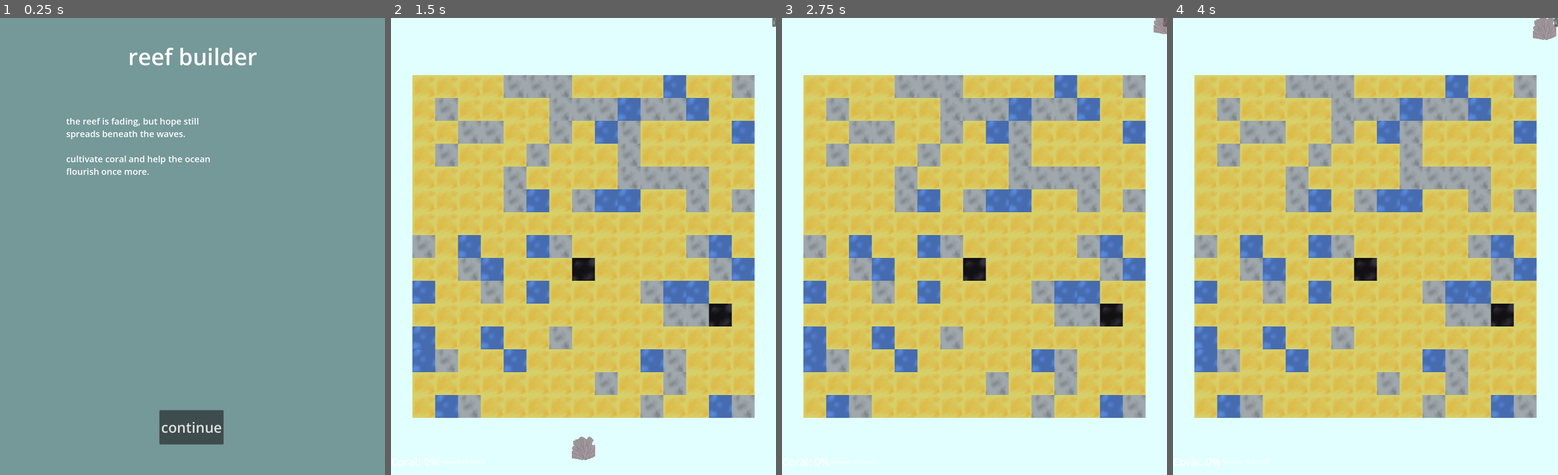
Above: before the commit, frames 1-4 (left to right).
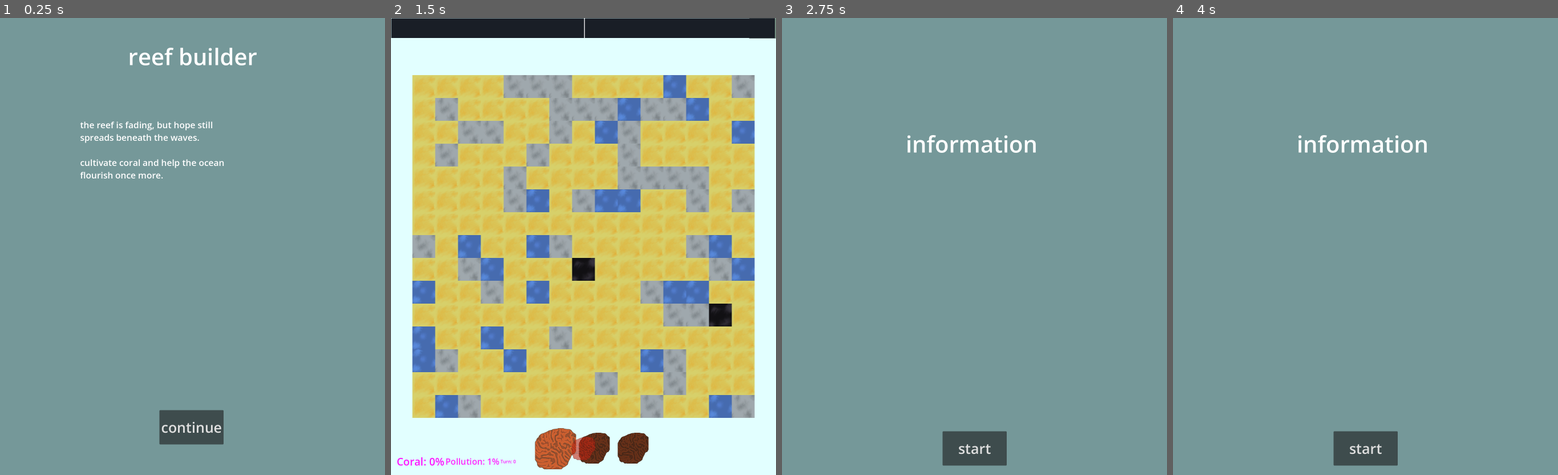
Above: after the commit, the same moments.

Repository: tjhind/reef-builder
Game: Godot game, scene res://scenes/screens/intro_screen.tscn
The game is run twice, just before and just after one commit, with the same random seed, the same clock (stepped at 60 frames per second) and the same inputs.
Inputs (mouse positions are in pixels of both pictures, inside the frame that each line leads up to):
- Up to frame 1 (0.25 s): no input
- Up to frame 2 (1.5 s): click "continue" at 0.5 s; click "start" at 1.25 s
- Up to frame 3 (2.75 s): click (1166, 22) at 2 s, where only the run before the commit has a clickable "i"
- Up to frame 4 (4 s): click "i" (after the commit: "start") at 2.75 s; click (1542, 27) at 3.5 s, where only the run after the commit has a clickable "info"

The runs differ from the first frame. In frame 1, 1.4% of the frame differs, in the area x 17-59%, y 21-36%; in frame 2, 6.4%; in frame 3, 98%, in the area x 0-100%, y 0-100%; in frame 4, 98%.

Commit message:
improved gameplay mechanics with pollution reclaim + spread chance

Diff:
--- a/scenes/screens/coral_label.gd
+++ /dev/null
@@ -1,11 +0,0 @@
-extends Label
-
-
-# Called when the node enters the scene tree for the first time.
-func _ready() -> void:
-	pass # Replace with function body.
-
-
-# Called every frame. 'delta' is the elapsed time since the previous frame.
-func _process(delta: float) -> void:
-	pass
--- a/scenes/screens/game_screen.gd
+++ b/scenes/screens/game_screen.gd
@@ -5,9 +5,19 @@
 const DEEP_SEA_SOURCE = 0
 const ROCK_SOURCE = 1
 const SAND_SOURCE = 2
+
+
 const WIDTH = 15
 const HEIGHT = 15
-
+const HAND_SIZE := 3
+const RECLAIM_NEIGHBOURS := 3
+const RECLAIM_CHANCE := 0.6
+const CORAL_SPREAD_CHANCE := 0.5
+const POLLUTION_SPREAD_CHANCE := 0.5
+var hand: Array = []
+var selected_index: int = 0
+var card_buttons: Array = []
+@onready var hand_panel: HBoxContainer = %HandPanel
 
 const ORTHOGONAL_DIRS := [Vector2i.UP, Vector2i.DOWN, Vector2i.LEFT, Vector2i.RIGHT]
 const DIAGONAL_DIRS := [Vector2i(-1, -1), Vector2i(1, -1), Vector2i(-1, 1), Vector2i(1, 1)]
@@ -15,21 +25,26 @@
 enum Coral { BRANCHING, BRAIN, FAN }
 const CORAL_HEALTH := { Coral.BRANCHING: 1, Coral.FAN: 2, Coral.BRAIN: 3 }
 const POLLUTION_RATE := 1
+const CORAL_SUPPRESSION := 0.25
 
 @export var branching_texture: Texture2D
 @export var brain_texture: Texture2D
 @export var fan_texture: Texture2D
 @export var pollution_texture: Texture2D
+@export var fish_texture: Texture2D
+@export var pollution_cloud_texture: Texture2D
+
 
 var coral_textures: Dictionary = {}
 var coral_types := [Coral.BRANCHING, Coral.BRAIN, Coral.FAN]
-var total_growable := 0   # sand + rock tiles, counted once at start
+var total_growable := 0
 var turn_count := 0
 @onready var coral_label: Label = $ScorePanel/CoralLabel
 @onready var pollution_label: Label = $ScorePanel/PollutionLabel
 @onready var turn_label: Label = $ScorePanel/TurnLabel
-
-# logical state of the board — the source of truth
+@onready var race_bar = %RaceBar
+
+# source of truth of the state of the board
 var coral_grid: Dictionary = {}
 var pollution_grid: Dictionary = {}
 
@@ -87,13 +102,66 @@
 	cursor_sprite.z_index = 100
 	add_child(cursor_sprite)
 	Input.mouse_mode = Input.MOUSE_MODE_HIDDEN
-	give_new_coral()
-
-
-func give_new_coral():
-	current_coral = coral_types.pick_random()
+	deal_hand()
+	build_hand_ui()
+	update_cursor_to_selection()
+
+
+func deal_hand():
+	hand.clear()
+	for i in range(HAND_SIZE):
+		hand.append(coral_types.pick_random())
+	selected_index = 0
+
+
+func build_hand_ui():
+	# Clear out any old cards, then create one button per hand slot
+	for child in hand_panel.get_children():
+		child.queue_free()
+	card_buttons.clear()
+	hand_panel.add_theme_constant_override("separation", 16)
+	for i in range(HAND_SIZE):
+		var btn := TextureButton.new()
+		btn.ignore_texture_size = true
+		btn.stretch_mode = TextureButton.STRETCH_KEEP_ASPECT_CENTERED
+		btn.custom_minimum_size = Vector2(120, 120)
+		btn.pivot_offset = btn.custom_minimum_size / 2
+		btn.pressed.connect(_on_card_pressed.bind(i))
+		btn.pressed.connect(_on_card_pressed.bind(i))
+		hand_panel.add_child(btn)
+		card_buttons.append(btn)
+	update_hand_ui()
+
+
+func update_hand_ui():
+	for i in range(card_buttons.size()):
+		var btn = card_buttons[i]
+		btn.texture_normal = coral_textures[hand[i]]
+
+		var is_selected = (i == selected_index)
+		var target_scale = Vector2(1.2, 1.2) if is_selected else Vector2(0.9, 0.9)
+		var target_color = Color.WHITE if is_selected else Color(0.5, 0.5, 0.5)
+
+		var tween = create_tween().set_parallel(true)
+		tween.tween_property(btn, "scale", target_scale, 0.15) \
+			.set_trans(Tween.TRANS_BACK).set_ease(Tween.EASE_OUT)
+		tween.tween_property(btn, "modulate", target_color, 0.15)
+
+func update_cursor_to_selection():
+	current_coral = hand[selected_index]
 	cursor_sprite.texture = coral_textures[current_coral]
 
+
+func _on_card_pressed(index: int):
+	selected_index = index
+	update_cursor_to_selection()
+	update_hand_ui()
+
+
+func replace_selected_card():
+	hand[selected_index] = coral_types.pick_random()
+	update_cursor_to_selection()
+	update_hand_ui()
 
 func _process(_delta):
 	cursor_sprite.position = get_global_mouse_position()
@@ -103,10 +171,9 @@
 		cursor_sprite.modulate = Color(1, 0.4, 0.4, 0.6)
 
 
-func _input(event):
+func _unhandled_input(event):
 	if event is InputEventMouseButton and event.button_index == MOUSE_BUTTON_LEFT and event.pressed:
 		try_place_coral(get_hovered_tile())
-
 
 func get_hovered_tile() -> Vector2i:
 	var local = terrain_tilemap.to_local(get_global_mouse_position())
@@ -135,32 +202,35 @@
 
 func end_turn():
 	spread_coral()
+	reclaim_pollution()
 	pollution_spread()
 	turn_count += 1
 	update_hud()
 	if check_win_loss():
 		return
-	give_new_coral()
+	replace_selected_card()
+
+
 
 func spread_coral():
-	# Snapshot the coral that exists at the START of the turn.
-	# tiles grown THIS turn must not spread again this turn.
 	var sources = coral_grid.keys()
+	var grew = 0
 	for coords in sources:
+		if randf() > CORAL_SPREAD_CHANCE:
+			continue   # this coral rests this turn
 		var type = coral_grid[coords]["type"]
 		var budget = get_spread_budget(coords, type)
 		var dirs = DIAGONAL_DIRS if type == Coral.FAN else ORTHOGONAL_DIRS
-
 		var targets := []
 		for dir in dirs:
 			if is_valid_placement(coords + dir):
 				targets.append(coords + dir)
-
 		targets.shuffle()
 		for i in range(min(budget, targets.size())):
 			place_coral(targets[i], type)
-
-
+			grew += 1
+	if grew > 0:
+		spawn_fish(2)
 func get_spread_budget(coords: Vector2i, type: int) -> int:
 	var budget = 1
 	var terrain = terrain_tilemap.get_cell_source_id(coords)
@@ -177,6 +247,9 @@
 	sprite.texture = coral_textures[type]
 	sprite.position = terrain_tilemap.map_to_local(coords)
 	terrain_tilemap.add_child(sprite)
+	sprite.scale = Vector2.ZERO
+	var tween = create_tween()
+	tween.tween_property(sprite, "scale", Vector2.ONE, 0.2).set_trans(Tween.TRANS_BACK)
 	coral_grid[coords] = { "type": type, "sprite": sprite, "health": CORAL_HEALTH[type] }
 
 
@@ -197,20 +270,31 @@
 
 
 func pollution_spread():
+	var before = pollution_grid.size()
 	for step in range(POLLUTION_RATE):
 		advance_pollution()
-
+	if pollution_grid.size() > before:
+		spawn_pollution_clouds(1)
+
+func count_coral_neighbours(coords: Vector2i) -> int:
+	var count = 0
+	for dir in ORTHOGONAL_DIRS:
+		if coral_grid.has(coords + dir):
+			count += 1
+	return count
 
 func advance_pollution():
 	var sources = pollution_grid.keys()
 	for coords in sources:
+		var choked = randf() < count_coral_neighbours(coords) * CORAL_SUPPRESSION
+		var spreads = (not choked) and randf() < POLLUTION_SPREAD_CHANCE
 		for dir in ORTHOGONAL_DIRS:
 			var n = coords + dir
 			if not can_pollute(n):
 				continue
 			if coral_grid.has(n):
-				damage_coral(n)
-			else:
+				damage_coral(n)        # still gnaws at adjacent coral every turn
+			elif spreads:
 				pollute_tile(n)
 
 
@@ -221,8 +305,8 @@
 	if terrain == DEEP_SEA_SOURCE or terrain == -1:
 		return false
 	if pollution_grid.has(coords):
-		return false   # already polluted
-	return true        # empty OR coral are both valid targets
+		return false
+	return true
 
 
 func damage_coral(coords: Vector2i):
@@ -237,7 +321,7 @@
 func kill_coral(coords: Vector2i):
 	coral_grid[coords]["sprite"].queue_free()
 	coral_grid.erase(coords)
-	pollute_tile(coords)   # the dead coral's tile becomes pollution
+	pollute_tile(coords)
 
 
 func pollute_tile(coords: Vector2i):
@@ -245,6 +329,9 @@
 	sprite.texture = pollution_texture
 	sprite.position = terrain_tilemap.map_to_local(coords)
 	terrain_tilemap.add_child(sprite)
+	sprite.scale = Vector2.ZERO
+	var tween = create_tween()
+	tween.tween_property(sprite, "scale", Vector2.ONE, 0.2).set_trans(Tween.TRANS_BACK)
 	pollution_grid[coords] = { "sprite": sprite }
 
 
@@ -269,12 +356,28 @@
 	return float(pollution_grid.size()) / total_growable
 
 
+func board_is_full() -> bool:
+	return coral_grid.size() + pollution_grid.size() >= total_growable
+
+
 func check_win_loss() -> bool:
+	print(get_coral_coverage())
+	print(get_pollution_coverage())
+
 	if get_coral_coverage() >= 0.70:
 		win()
 		return true
 	if get_pollution_coverage() >= 0.70:
 		lose()
+		return true
+
+
+	# Board full but neither hit 70% — decide by who covers more
+	if board_is_full():
+		if get_coral_coverage() >= get_pollution_coverage():
+			win()
+		else:
+			lose()
 		return true
 	return false
 
@@ -301,3 +404,83 @@
 	coral_label.text = "Coral: %d%%" % int(round(get_coral_coverage() * 100))
 	pollution_label.text = "Pollution: %d%%" % int(round(get_pollution_coverage() * 100))
 	turn_label.text = "Turn: %d" % turn_count
+	race_bar.set_values(get_coral_coverage(), get_pollution_coverage())
+
+func _on_info_button_pressed() -> void:
+	get_tree().change_scene_to_file("res://scenes/screens/instructions_screen.tscn")
+
+
+func spawn_fish(count: int = 2):
+	if fish_texture == null:
+		return
+	var viewport = get_viewport_rect().size
+	for i in range(count):
+		var fish = Sprite2D.new()
+		fish.texture = fish_texture
+		fish.z_index = 50
+		var fish_scale = randf_range(0.2, 0.45)
+		fish.scale = Vector2(fish_scale, fish_scale)
+		fish.modulate.a = lerp(0.6, 1.0, fish_scale / 0.45)
+		add_child(fish)
+
+		var going_right = randf() < 0.5
+		var y = randf_range(viewport.y * 0.15, viewport.y * 0.85)
+		fish.position = Vector2((-200.0) if going_right else (viewport.x + 200.0), y)
+		fish.flip_h = going_right
+		var end_x = (viewport.x + 200.0) if going_right else (-200.0)
+
+		var swim = fish.create_tween()
+		var duration = lerp(8.0, 4.5, fish_scale / 0.45)   # bigger = faster
+		swim.tween_property(fish, "position:x", end_x, duration)
+		swim.tween_callback(fish.queue_free)
+
+		var bob = fish.create_tween().set_loops()
+		bob.tween_property(fish, "position:y", y - 15, 1.0).set_trans(Tween.TRANS_SINE)
+		bob.tween_property(fish, "position:y", y + 15, 1.0).set_trans(Tween.TRANS_SINE)
+
+
+func spawn_pollution_clouds(count: int = 1):
+	if pollution_cloud_texture == null:
+		return
+	var viewport = get_viewport_rect().size
+	for i in range(count):
+		var cloud = Sprite2D.new()
+		cloud.texture = pollution_cloud_texture
+		cloud.z_index = 40
+		cloud.scale = Vector2(0.5, 0.5)
+		cloud.modulate = Color(1, 1, 1, 0.55)
+		add_child(cloud)
+
+		var y = randf_range(viewport.y * 0.1, viewport.y * 0.6)
+		cloud.position = Vector2(-250, y)
+
+		var drift = cloud.create_tween()
+		drift.tween_property(cloud, "position:x", viewport.x + 250, randf_range(9.0, 13.0))
+		drift.tween_callback(cloud.queue_free)
+
+
+func reclaim_pollution():
+	# Decide all reclaims against the current board, THEN apply them, so a tile
+	# reclaimed this turn doesn't chain-reclaim its neighbours in the same turn.
+	var to_reclaim := []
+	for coords in pollution_grid.keys():
+		if count_coral_neighbours(coords) >= RECLAIM_NEIGHBOURS and randf() < RECLAIM_CHANCE:
+			to_reclaim.append(coords)
+	for coords in to_reclaim:
+		reclaim_tile(coords)
+	if to_reclaim.size() > 0:
+		spawn_fish(1)
+
+
+func reclaim_tile(coords: Vector2i):
+	pollution_grid[coords]["sprite"].queue_free()
+	pollution_grid.erase(coords)
+	# heal it over with coral, taking the type of an adjacent coral
+	place_coral(coords, get_a_coral_neighbour_type(coords))
+
+
+func get_a_coral_neighbour_type(coords: Vector2i) -> int:
+	for dir in ORTHOGONAL_DIRS:
+		if coral_grid.has(coords + dir):
+			return coral_grid[coords + dir]["type"]
+	return Coral.BRANCHING
--- a/scenes/screens/game_screen.tscn
+++ b/scenes/screens/game_screen.tscn
@@ -6,9 +6,10 @@
 [ext_resource type="Texture2D" uid="uid://cf8fj76b3fvb2" path="res://assets/brain-coral-tile.png" id="3_wvjml"]
 [ext_resource type="Texture2D" uid="uid://cmblf8sgs20v2" path="res://assets/fan-coral-tile.png" id="4_xi1he"]
 [ext_resource type="Texture2D" uid="uid://bomil51plaour" path="res://assets/pollution.png" id="5_riit4"]
-[ext_resource type="Script" uid="uid://cbo84185u7d15" path="res://scenes/screens/turn_label.gd" id="7_d7q35"]
-[ext_resource type="Script" uid="uid://8q2me3sn4o5e" path="res://scenes/screens/pollution_label.gd" id="8_ac6br"]
-[ext_resource type="Script" uid="uid://d3ctyb2e76tj6" path="res://scenes/screens/coral_label.gd" id="9_5aqvp"]
+[ext_resource type="Texture2D" uid="uid://d2d2bxnrr6n5f" path="res://assets/nemo-fish.png" id="6_d7q35"]
+[ext_resource type="Texture2D" uid="uid://gvplar7xikrw" path="res://assets/pollution-clouds.png" id="7_5aqvp"]
+[ext_resource type="Script" uid="uid://dfkxqlwo8d85m" path="res://scenes/screens/info_button.gd" id="7_ac6br"]
+[ext_resource type="Script" uid="uid://bp4s8qkjff0l0" path="res://scenes/screens/race_bar.gd" id="10_ac6br"]
 
 [node name="GameScreen" type="Control" unique_id=1897142186]
 layout_mode = 3
@@ -17,11 +18,14 @@
 anchor_bottom = 1.0
 grow_horizontal = 2
 grow_vertical = 2
+mouse_filter = 2
 script = ExtResource("1_5wjna")
 branching_texture = ExtResource("2_riit4")
 brain_texture = ExtResource("3_wvjml")
 fan_texture = ExtResource("4_xi1he")
 pollution_texture = ExtResource("5_riit4")
+fish_texture = ExtResource("6_d7q35")
+pollution_cloud_texture = ExtResource("7_5aqvp")
 
 [node name="ColorRect" type="ColorRect" parent="." unique_id=1853255972]
 layout_mode = 1
@@ -36,7 +40,7 @@
 [node name="TerrainTileMap" type="TileMapLayer" parent="." unique_id=1976445403]
 tile_set = ExtResource("2_beu7v")
 
-[node name="Button" type="Button" parent="." unique_id=247753711]
+[node name="InfoButton" type="Button" parent="." unique_id=247753711]
 layout_mode = 1
 anchors_preset = 1
 anchor_left = 1.0
@@ -44,26 +48,64 @@
 offset_left = -13.0
 offset_bottom = 31.0
 grow_horizontal = 0
-text = "i"
+theme_override_font_sizes/font_size = 46
+text = "info"
+script = ExtResource("7_ac6br")
 
 [node name="ScorePanel" type="HBoxContainer" parent="." unique_id=418914215]
 layout_mode = 1
 anchors_preset = 2
 anchor_top = 1.0
 anchor_bottom = 1.0
-offset_top = -93.0
-offset_right = 264.0
+offset_left = 20.0
+offset_top = -96.0
+offset_right = 474.0
+offset_bottom = 1.0
 grow_vertical = 0
 
 [node name="CoralLabel" type="Label" parent="ScorePanel" unique_id=1362450456]
 layout_mode = 2
+theme_override_colors/font_color = Color(1, 0.078431375, 1, 1)
 theme_override_font_sizes/font_size = 37
-script = ExtResource("9_5aqvp")
+text = "Coral: 0%"
 
 [node name="PollutionLabel" type="Label" parent="ScorePanel" unique_id=578391336]
 layout_mode = 2
-script = ExtResource("8_ac6br")
+theme_override_colors/font_color = Color(1, 0.15294118, 1, 1)
+theme_override_font_sizes/font_size = 30
+text = "Pollution: 0%"
 
 [node name="TurnLabel" type="Label" parent="ScorePanel" unique_id=206772757]
 layout_mode = 2
-script = ExtResource("7_d7q35")
+theme_override_colors/font_color = Color(1, 0.05882353, 1, 1)
+text = "Turns: "
+
+[node name="HandPanel" type="HBoxContainer" parent="." unique_id=2039165399]
+unique_name_in_owner = true
+layout_mode = 1
+anchors_preset = 7
+anchor_left = 0.5
+anchor_top = 1.0
+anchor_right = 0.5
+anchor_bottom = 1.0
+offset_left = -106.0
+offset_top = -163.0
+offset_right = 182.0
+offset_bottom = -24.0
+grow_horizontal = 2
+grow_vertical = 0
+
+[node name="RaceBar" type="Control" parent="." unique_id=1349754537]
+unique_name_in_owner = true
+layout_mode = 1
+anchors_preset = 10
+anchor_right = 1.0
+offset_left = 1.0
+offset_top = 1.0
+offset_right = 6.0
+offset_bottom = 70.0
+grow_horizontal = 2
+mouse_filter = 2
+script = ExtResource("10_ac6br")
+
+[connection signal="pressed" from="InfoButton" to="." method="_on_info_button_pressed"]
--- /dev/null
+++ b/scenes/screens/info_button.gd
@@ -0,0 +1,6 @@
+extends Button
+
+
+# Called when the node enters the scene tree for the first time.
+func _on_info_button_pressed() -> void:
+		get_tree().change_scene_to_file("res://scenes/screens/instructions_screen.tscn")
--- a/scenes/screens/intro_screen.tscn
+++ b/scenes/screens/intro_screen.tscn
@@ -61,10 +61,10 @@
 
 [node name="RichTextLabel" type="RichTextLabel" parent="Panel" unique_id=1404054884]
 layout_mode = 0
-offset_left = 232.0
-offset_top = 295.0
-offset_right = 801.0
-offset_bottom = 742.0
+offset_left = 281.0
+offset_top = 308.0
+offset_right = 850.0
+offset_bottom = 755.0
 theme_override_font_sizes/normal_font_size = 31
 text = "
 the reef is fading, but hope still spreads beneath the waves.
--- a/scenes/screens/lose_screen.gd
+++ b/scenes/screens/lose_screen.gd
@@ -1,4 +1,4 @@
 extends Control
 
 func _ready():
-	$ScoreLabel.text = "Completed in %d turns\nRating: %s" % [GameData.last_turns, GameData.last_rating]
+	$ScoreLabel.text = "Completed in %d turns" % [GameData.last_turns, GameData.last_rating]
--- a/scenes/screens/lose_screen.tscn
+++ b/scenes/screens/lose_screen.tscn
@@ -3,22 +3,50 @@
 [ext_resource type="Script" uid="uid://c20ssgy7kbv2x" path="res://scenes/screens/lose_screen.gd" id="1_h8ujx"]
 [ext_resource type="PackedScene" uid="uid://dnnc3eir0nu8b" path="res://scenes/buttons/end_buttons.tscn" id="2_te7av"]
 
-[sub_resource type="StyleBoxFlat" id="StyleBoxFlat_te7av"]
-bg_color = Color(0.6, 0.23137255, 0.6, 1)
-
 [node name="LoseScreen" type="Control" unique_id=152622058]
 layout_mode = 3
-anchors_preset = 0
+anchors_preset = 15
+anchor_right = 1.0
+anchor_bottom = 1.0
+grow_horizontal = 2
+grow_vertical = 2
 script = ExtResource("1_h8ujx")
 
-[node name="Panel" type="Panel" parent="." unique_id=175583962]
+[node name="Panel" type="ColorRect" parent="." unique_id=2032023250]
 layout_mode = 1
-theme_override_styles/panel = SubResource("StyleBoxFlat_te7av")
+anchors_preset = 15
+anchor_right = 1.0
+anchor_bottom = 1.0
+grow_horizontal = 2
+grow_vertical = 2
+color = Color(1, 0.09411765, 1, 1)
+
+[node name="EndButtons" parent="." unique_id=30431467 instance=ExtResource("2_te7av")]
+layout_mode = 1
+anchors_preset = 14
+anchor_top = 0.5
+anchor_right = 1.0
+anchor_bottom = 0.5
+offset_left = 0.0
+offset_top = -15.5
+offset_right = -13.0
+offset_bottom = 314.0
+grow_horizontal = 2
+grow_vertical = 2
 
 [node name="ScoreLabel" type="Label" parent="." unique_id=210447006]
+unique_name_in_owner = true
 layout_mode = 0
-offset_right = 40.0
-offset_bottom = 23.0
+offset_right = 844.0
+offset_bottom = 737.0
+theme_override_font_sizes/font_size = 59
+text = "SCORE"
 
-[node name="EndButtons" parent="." unique_id=30431467 instance=ExtResource("2_te7av")]
+[node name="Label" type="Label" parent="." unique_id=2141142802]
 layout_mode = 0
+offset_left = 434.0
+offset_top = 121.0
+offset_right = 875.0
+offset_bottom = 204.0
+theme_override_font_sizes/font_size = 60
+text = "Sorry, you lose "
--- /dev/null
+++ b/scenes/screens/race_bar.gd
@@ -0,0 +1,41 @@
+extends Control
+
+# 0.0 = empty, 1.0 = reached the 70% finish (the centre line)
+var coral_target := 0.0
+var pollution_target := 0.0
+var coral_shown := 0.0
+var pollution_shown := 0.0
+
+const CORAL_COLOR := Color(0.95, 0.55, 0.4)      # warm coral
+const POLLUTION_COLOR := Color(0.45, 0.55, 0.5)  # murky
+const BG_COLOR := Color(0.1, 0.12, 0.15)
+const LINE_COLOR := Color(1, 1, 1, 0.85)
+
+func set_values(coral_coverage: float, pollution_coverage: float):
+	# coverage is 0..1; the finish is 0.70, so normalise to 0..1 of the race
+	coral_target = clamp(coral_coverage / 0.70, 0.0, 1.0)
+	pollution_target = clamp(pollution_coverage / 0.70, 0.0, 1.0)
+
+func _process(delta):
+	var moved = false
+	if coral_shown != coral_target:
+		coral_shown = move_toward(coral_shown, coral_target, delta * 0.6)
+		moved = true
+	if pollution_shown != pollution_target:
+		pollution_shown = move_toward(pollution_shown, pollution_target, delta * 0.6)
+		moved = true
+	if moved:
+		queue_redraw()
+
+func _draw():
+	var w = size.x
+	var h = size.y
+	var half = w / 2.0
+
+	draw_rect(Rect2(0, 0, w, h), BG_COLOR)                          # background
+	draw_rect(Rect2(0, 0, half * coral_shown, h), CORAL_COLOR)      # coral from left
+
+	var poll_w = half * pollution_shown
+	draw_rect(Rect2(w - poll_w, 0, poll_w, h), POLLUTION_COLOR)     # pollution from right
+
+	draw_line(Vector2(half, 0), Vector2(half, h), LINE_COLOR, 3.0)  # 70% finish line
--- a/scenes/screens/win_screen.tscn
+++ b/scenes/screens/win_screen.tscn
@@ -5,13 +5,37 @@
 
 [node name="WinScreen" type="Control" unique_id=1588902026]
 layout_mode = 3
-anchors_preset = 0
+anchors_preset = 15
+anchor_right = 1.0
+anchor_bottom = 1.0
+grow_horizontal = 2
+grow_vertical = 2
 script = ExtResource("1_xjpxm")
 
+[node name="ColorRect" type="ColorRect" parent="." unique_id=1792601153]
+layout_mode = 1
+anchors_preset = 15
+anchor_right = 1.0
+anchor_bottom = 1.0
+grow_horizontal = 2
+grow_vertical = 2
+color = Color(1, 0.27450982, 1, 1)
+
 [node name="ScoreLabel" type="Label" parent="." unique_id=1086207338]
-layout_mode = 0
-offset_right = 948.0
-offset_bottom = 948.0
+layout_mode = 1
+anchors_preset = 8
+anchor_left = 0.5
+anchor_top = 0.5
+anchor_right = 0.5
+anchor_bottom = 0.5
+offset_left = -390.0
+offset_top = -486.0
+offset_right = 558.0
+offset_bottom = 462.0
+grow_horizontal = 2
+grow_vertical = 2
+theme_override_font_sizes/font_size = 90
+text = "Score"
 
 [node name="EndButtons" parent="ScoreLabel" unique_id=30431467 instance=ExtResource("2_04akm")]
 layout_mode = 1
@@ -26,3 +50,13 @@
 offset_bottom = 39.5
 grow_horizontal = 2
 grow_vertical = 2
+
+[node name="Label" type="Label" parent="." unique_id=67296332]
+layout_mode = 0
+offset_left = 354.0
+offset_top = 487.0
+offset_right = 1166.0
+offset_bottom = 1175.0
+theme_override_font_sizes/font_size = 90
+text = "Congrats you win
+"
Not shown, added: scenes/screens/info_button.gd.uid
Not shown, added: scenes/screens/race_bar.gd.uid
Not shown, changed: .DS_Store
